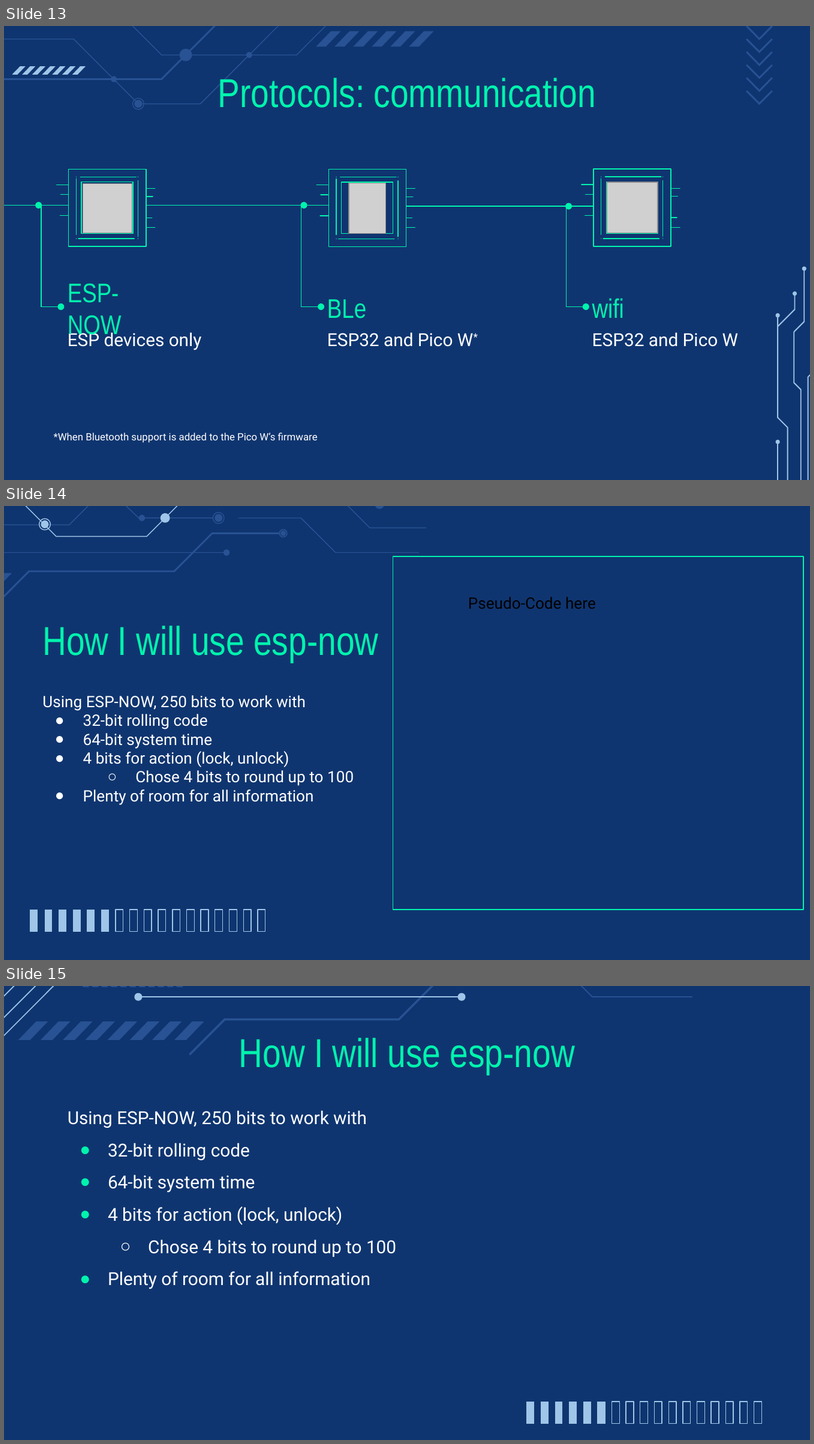
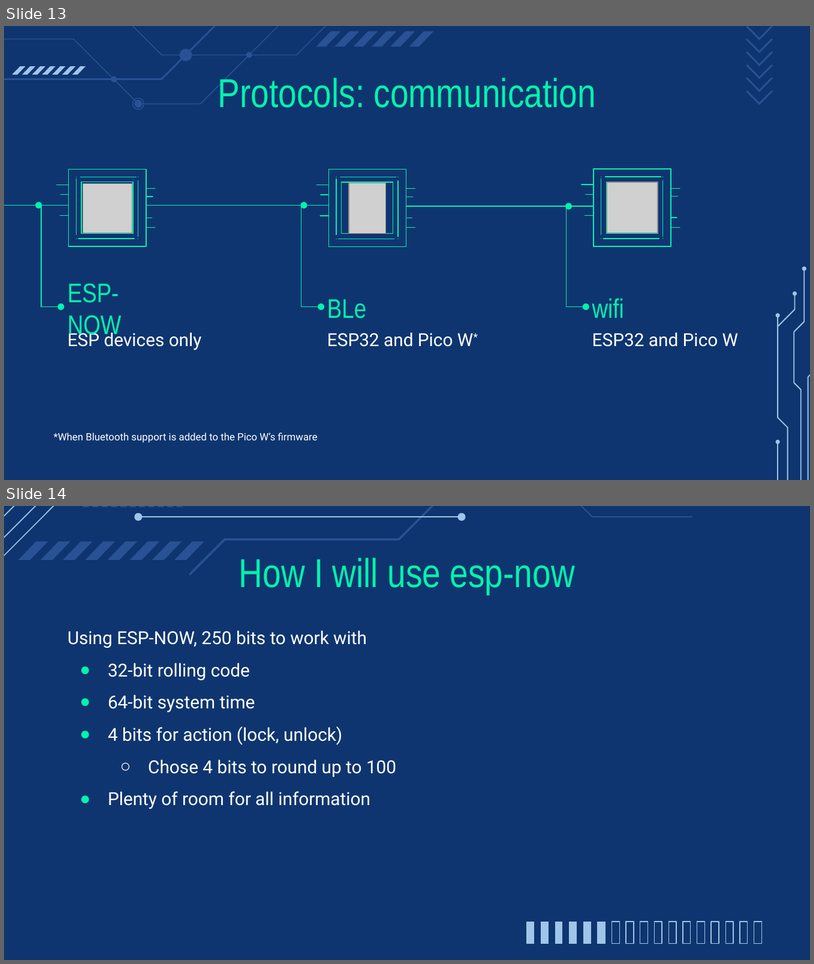
Before and after one commit to Hanover-CS/HC23-Isaac-Bevis-Senior-Project, a slide deck: Presentation/CS461 Proposal.pptx. Shown one above the other, each under a label of ours: slides 13, 14 and 15 before the commit, slides 13 and 14 after it. The pictures are 814x1444 and 814x964 pixels, drawn with LibreOffice and Linux fonts; fonts in the diff are those of the drawing; grey boxes stand for pictures. Boxes give left, top, right and bottom in pixels: in the first picture for what was removed or moved away, otherwise in the second. Text is boxed around its words. In the diff, an @@ line names an element or a change of style, - is before the commit and + after.

Commit message:
remove duplicate slide ref #10

```diff
--- a/Presentation/CS461 Proposal.pptx
+++ b/Presentation/CS461 Proposal.pptx
@@ slide 14 removed at [4, 506, 810, 960], background #0F3570 @@
@@ freeform shape removed at [393, 556, 804, 909] @@
@@ group removed at [4, 506, 426, 601]: 18 freeform shapes @@
@@ text removed at [468, 597, 596, 609] @@
-Pseudo-Code here
@@ title removed at [42, 625, 378, 663] @@
-How I will use esp-now
@@ subtitle removed at [42, 695, 354, 805] @@
-Using ESP-NOW, 250 bits to work with
-● 32-bit rolling code
-● 64-bit system time
-● 4 bits for action (lock, unlock)
-  ○ Chose 4 bits to round up to 100
-● Plenty of room for all information
@@ group removed at [30, 909, 266, 931]: 17 freeform shapes @@
@@ what was slide 15 is now slide 14 @@
```
Also in this commit, not shown: 1 other file.
